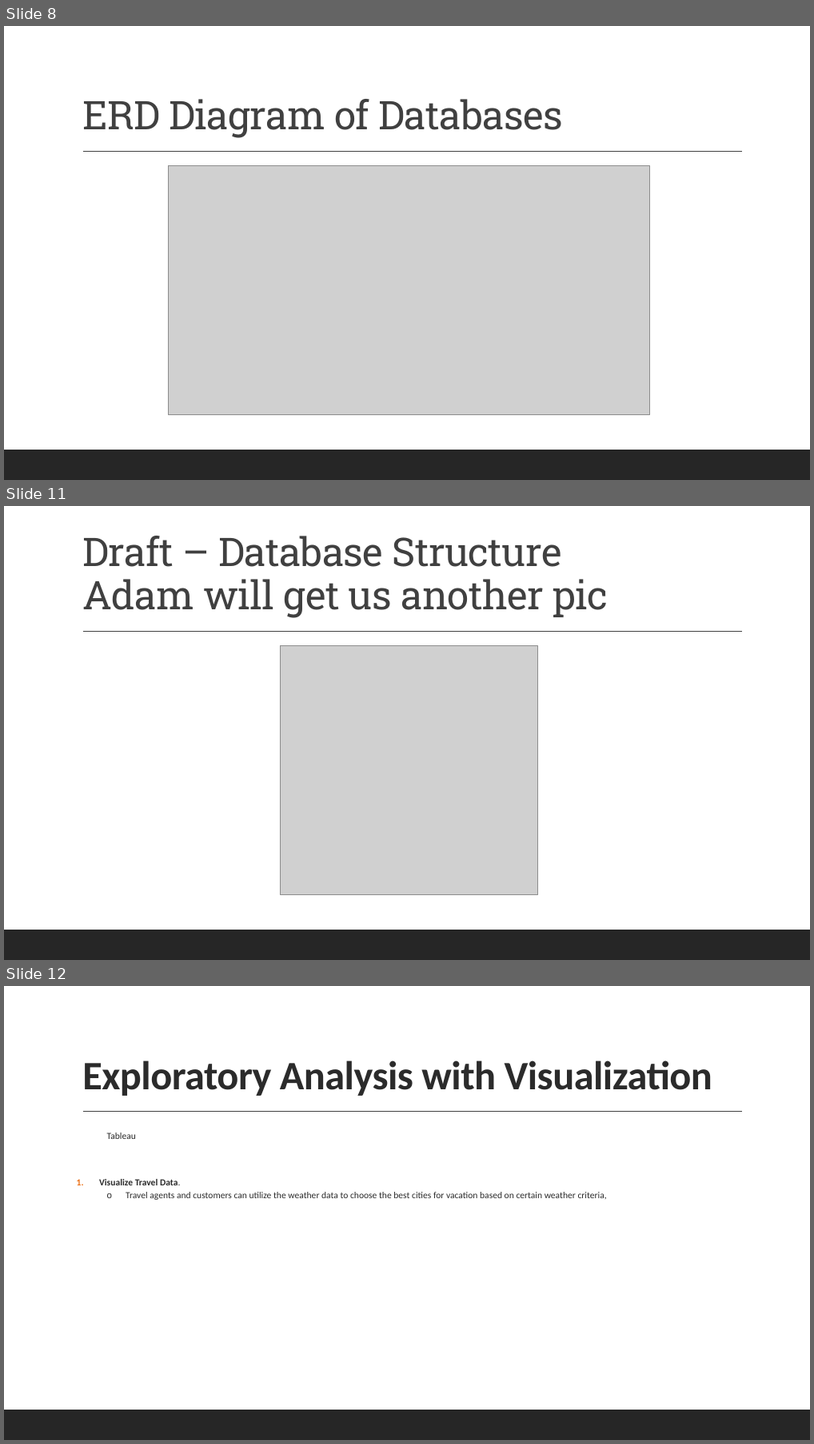
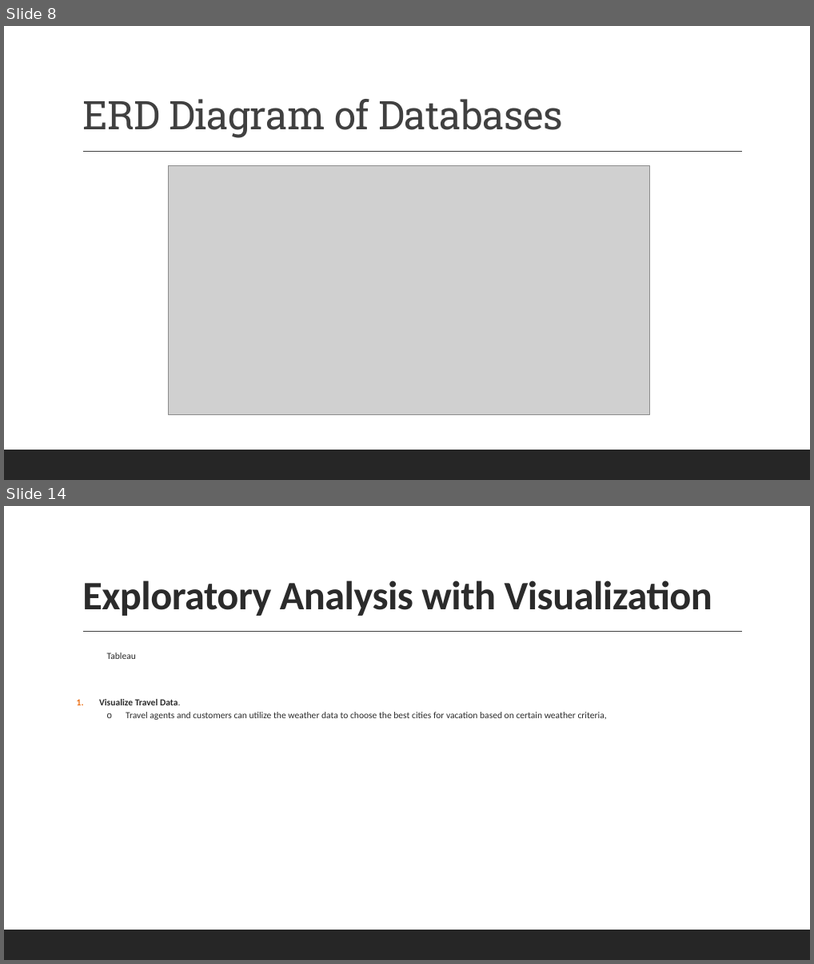
Before and after one commit to LouFoster/Group-C_FinalProject, a slide deck: C-Group v2.pptx. Shown one above the other, each under a label of ours: slides 8, 11 and 12 before the commit, slides 8 and 14 after it; the slides between them are not shown. The pictures are 814x1444 and 814x964 pixels, drawn with LibreOffice and Linux fonts; fonts in the diff are those of the drawing; grey boxes stand for pictures. Boxes give left, top, right and bottom in pixels: in the first picture for what was removed or moved away, otherwise in the second. Text is boxed around its words. In the diff, an @@ line names an element or a change of style, - is before the commit and + after.

```diff
--- a/C-Group v2.pptx
+++ b/C-Group v2.pptx
@@ slide 11 removed at bbox=[4, 506, 810, 960], background #FFFFFF; not listed: 2 template elements that a slide beside it also shows @@
@@ title removed at bbox=[82, 536, 608, 618] @@
-Draft – Database Structure
-Adam will get us another pic
@@ picture removed at bbox=[281, 646, 538, 894] @@
@@ what was slide 12 is now slide 14 @@
```
Also in this commit, not shown: 1 slide changed, 4 slides added, 1 other slide removed.
